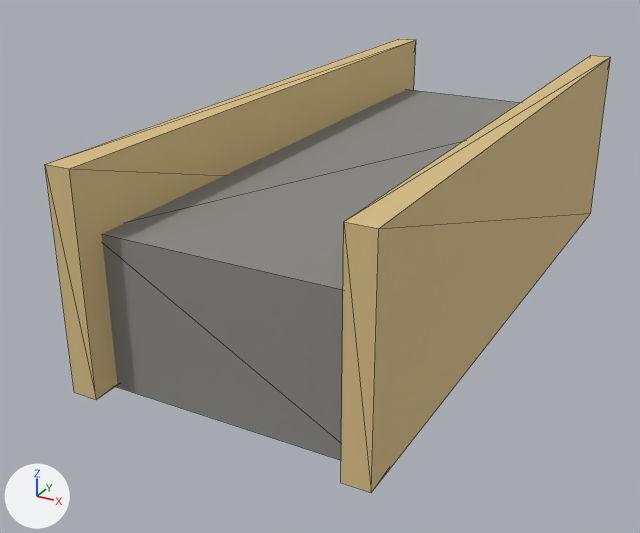
Before and after pictures for a commit that changed the glTF model assets/facilities/bridge_stone_arch.glb.
One viewpoint serves both versions: a 50 mm lens placed at (2.92, -6.54, 3.32), pointed at (-0.39, -0.51, 0.3). The lights are fixed; the arrows at lower left show +X, +Y and +Z. The older version comes first. Mesh edges are drawn as thin lines. Vertices at exactly the same position are counted once.

The first picture shows 'SM_facilities_bridge_stone_arch'.
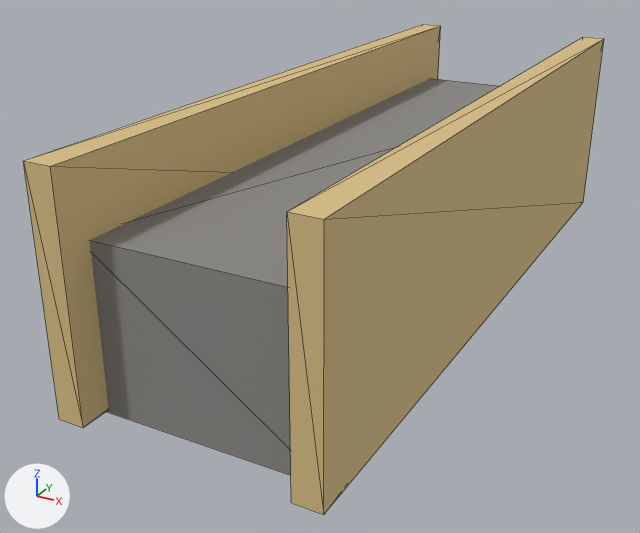
The change, as JSON lines over the scene's bpy script:
```json
{"block": "me_sm_facilities_bridge_stone_arch", "where": "# used by ob_sm_facilities_bridge_stone_arch; location = (0.0, 0.0, 0.0)"}
{"op": "remove", "block": "me_sm_facilities_bridge_stone_arch", "code": "me_sm_facilities_bridge_stone_arch.from_pydata(...)  # 24 vertices, 36 faces; spans x -1.15..1.15, y -2.69..2.69, z 0.0..1.68"}
{"op": "add", "block": "me_sm_facilities_bridge_stone_arch", "code": "me_sm_facilities_bridge_stone_arch.from_pydata(...)  # 24 vertices, 36 faces; spans x -1.0..1.0, y -3.0..3.0, z 0.0..1.8"}
{"block": "me_sm_facilities_bridge_stone_arch", "change": "me_sm_facilities_bridge_stone_arch part 1: the loose piece of 8 vertices spanning x -1.06..1.06, y -2.47..2.47, z 0.0..1.17 is scaled about the mesh origin by (0.851, 1.11, 1.07)"}
{"block": "me_sm_facilities_bridge_stone_arch", "change": "me_sm_facilities_bridge_stone_arch part 2: the loose piece of 8 vertices spanning x -1.15..-0.95, y -2.69..2.69, z 0.02..1.68 is scaled about its middle by (1.06, 1.11, 1.07), then moved by (0.16, 0.0, 0.06)"}
{"block": "me_sm_facilities_bridge_stone_arch", "change": "me_sm_facilities_bridge_stone_arch part 3: the loose piece of 8 vertices spanning x 0.95..1.15, y -2.69..2.69, z 0.02..1.68 is scaled about its middle by (1.06, 1.11, 1.07), then moved by (-0.16, 0.0, 0.06)"}
```

Pixel boxes [x1, y1, x2, y2] of what changed, in the pictures (640 x 533 px; the box of a moved part takes in the faces that stretch with it):
```json
{"object": "SM_facilities_bridge_stone_arch", "change": "reshaped", "before": [45, 38, 611, 493], "after": [23, 24, 604, 515], "on screen": "8% taller"}
{"part": 1, "of": "me_sm_facilities_bridge_stone_arch", "change": "moved or reshaped", "before": [102, 89, 520, 460], "after": [90, 78, 499, 475]}
{"part": 2, "of": "me_sm_facilities_bridge_stone_arch", "change": "moved or reshaped", "before": [45, 38, 416, 400], "after": [23, 24, 441, 428]}
{"part": 3, "of": "me_sm_facilities_bridge_stone_arch", "change": "moved or reshaped", "before": [341, 55, 611, 493], "after": [287, 37, 604, 515]}
```
